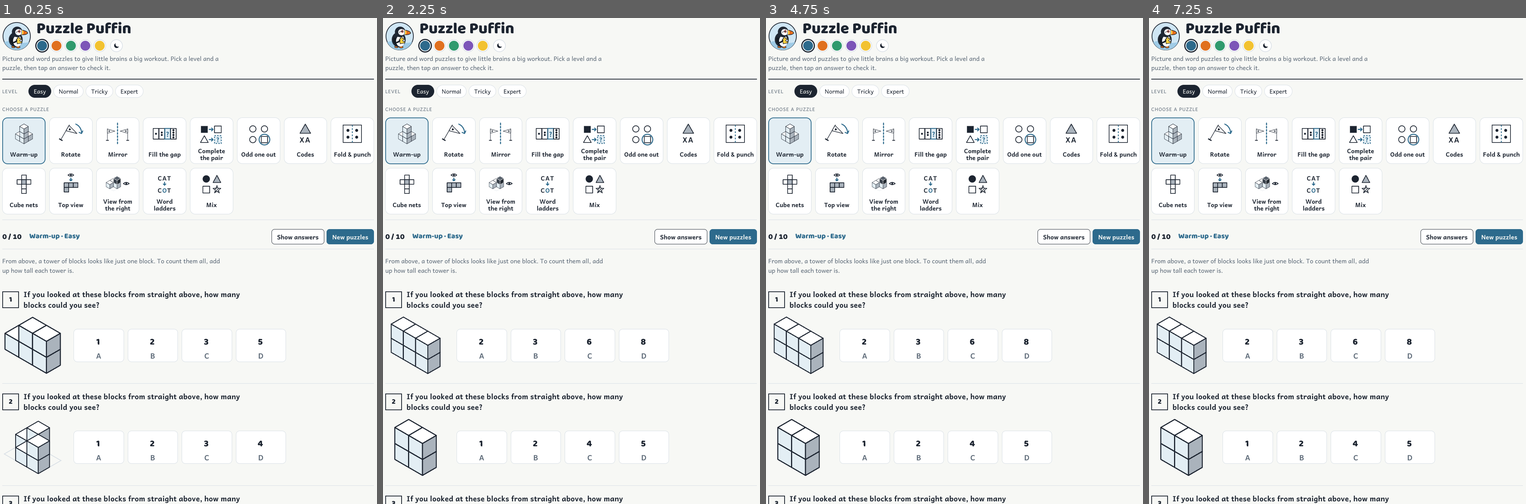
Above: before the commit, frames 1-4 (left to right).
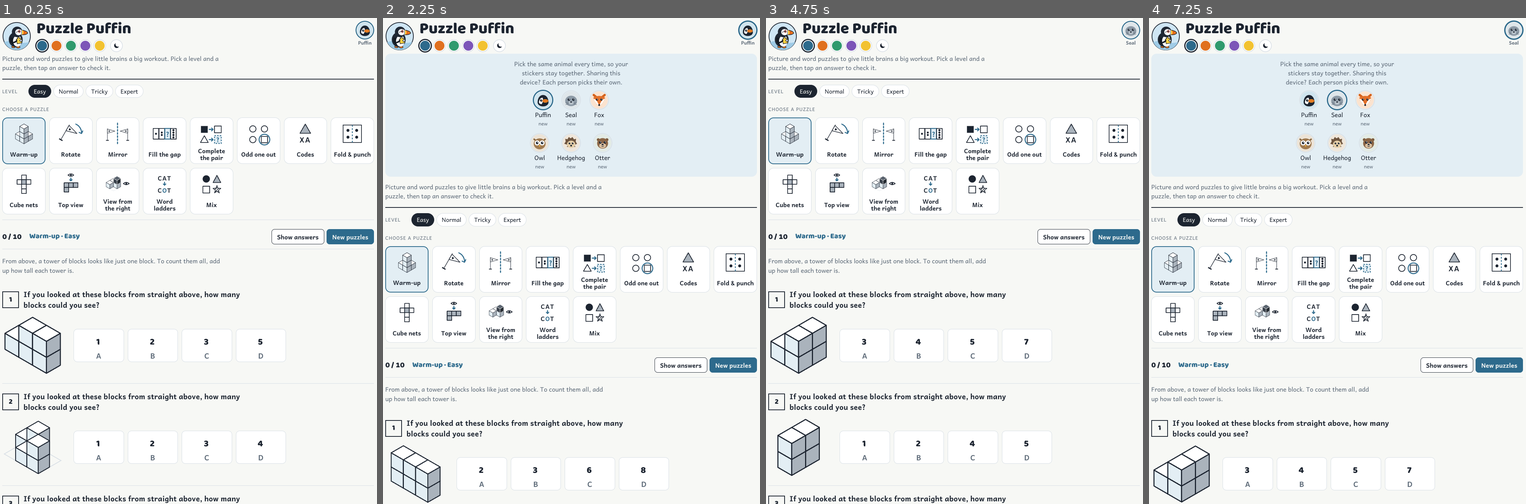
Above: after the commit, the same moments.

Repository: crawfordcarl/logic-puzzles
Game: browser game, page index.html
Same seed, same stepped clock (60 frames per second), same inputs: the game is played once before the commit and once after it.
Inputs (mouse positions are in pixels of both pictures, inside the frame that each line leads up to):
- Up to frame 1 (0.25 s): no input
- Up to frame 2 (2.25 s): click "Easy" at 0.27 s; hold Right 1.03-1.53 s; tap Space at 1.1, 1.6, 2.1 s; hold Down 1.58-1.85 s; hold Left from 1.9 s (still down); click (748, 32) at 2.02 s, where only the run after the commit has a clickable "Playing as Puffin"
- Up to frame 3 (4.75 s): release Left at 2.47 s; hold Up 2.52-2.82 s; tap Space every 0.5 s from 2.6 to 4.6 s; hold Right 2.87-3.53 s; hold Up 3.58-3.82 s; hold Left 3.87-4.3 s; hold Down 4.35-4.68 s; click (954, 110) at 4.52 s, where only the run after the commit has a clickable "Seal new"; hold Right from 4.73 s (still down)
- Up to frame 4 (7.25 s): tap Space every 0.5 s from 5.1 to 7.1 s; release Right at 5.23 s; hold Down 5.28-5.55 s; hold Left 5.6-6.17 s; hold Up 6.22-6.52 s; hold Right 6.57-7.23 s; click (1514, 32) at 7.02 s, where only the run after the commit has a clickable "Playing as Seal"

The runs differ from the first frame. In frame 1, 0.2% of the frame differs, in the area x 94-100%, y 0-6%; in frame 2, 19%; in frame 3, 1.6%; in frame 4, 19%, in the area x 0-100%, y 0-100%.

Commit message:
Animal badge top right; tap it to choose
Always shown. The chooser opens underneath with each animal's sticker
count; switching halfway through a set asks first, in the panel. Footer
chooser removed. Smaller dots on narrow phones so the row still fits.

Co-Authored-By: Claude Opus 5.5 <noreply@anthropic.com>
Claude-Session: https://claude.ai/code/session_01GVL6MYTxWLYVbz9uZG1AfZ

Diff:
--- a/index.html
+++ b/index.html
@@ -192,7 +192,7 @@
 .brand h1{min-width:0;line-height:1}
 .brandtext{display:flex;flex-direction:column;gap:8px;min-width:0}
 .colours{display:flex;align-items:center;gap:8px;flex-wrap:wrap}.pbackup{margin-top:18px;padding-top:14px;border-top:1p …(276 unchanged characters)…
-.who{margin:28px 0 6px;text-align:center}.who-now{margin:0;color:var(--muted)}.who-now b{color:var(--ink)}.who-pic{display:inline-block;width:26px;height:26px;vertical-align:-8px;margin:0 6px}.who-pic svg,.who-b svg,.ph-pic svg{width:10 …(767 unchanged characters)…
+.me{margin-left:auto;align-self:flex-start;flex:none;display:flex;flex-direction:column;align-items:center;gap:2px;background:none;border:0;padding:2px;cursor:pointer;font:inherit;font-size:.78rem;font-weight:700;color:var(--muted);border-radius:12px}.me-pic{width:44px;height:44px;border-radius:50%;box-shadow:0 0 0 2.5px var(--accent);display:block}.me[aria-expanded="true"] .me-pic{box-shadow:0 0 0 3.5px var(--accent)}.who-pick{margin:6px 0 14px;padding:14px 12px;border-radius:14px;background:var(--accent-soft);text-align:center}.who-pick .who-help{margin-top:0}.who-ask{margin-top:10px}.who-ask:empty{display:none}.who-ask p{margin:0 0 8px;font-weight:700}.who-ask .btn{margin:0 4px}.me-pic svg,.who-b svg,.ph-pic svg{width:10 …(767 unchanged characters)…
 .colrow{display:flex;align-items:center;gap:8px;flex-wrap:wrap}.modebtn{width:30px;height:30px;border-radius:50%;border …(483 unchanged characters)…
 
 .sw{width:30px;height:30px;border-radius:50%;border:2.5px solid var(--card);box-shadow:0 0 0 1.5px var(--rule);cursor:pointer;padding:0;transition:transform .15s}
@@ -298,6 +298,7 @@
   .actions{margin-left:0}
 }
 @media (prefers-reduced-motion:reduce){.opt{transition:none}}
+@media (max-width:400px){.brand{gap:10px}.colrow,.colours{gap:5px}.sw,.modebtn{width:26px;height:26px}.modebtn{margin-left:4px;padding:4px}.me-pic{width:40px;height:40px}}
 </style>
 </head>
 <body>
@@ -334,7 +335,12 @@
     <path d="M0 0 H7 a4 4 0 1 1 6 0 H20 V7 a4 4 0 1 0 0 6 V20 H0 Z" fill="#ffd23f" stroke="#1c2430" stroke-width="2.2" stroke-linejoin="round"/>
   </g>
   <path d="M48 86 Q56 84 60 78" fill="none" stroke="#141a22" stroke-width="6" stroke-linecap="round"/>
-</svg></span><div class="brandtext"><h1>Puzzle Puffin</h1><d …(1177 unchanged characters)… 8-1.8"/></g></svg></button></div></div></div>
+</svg></span><div class="brandtext"><h1>Puzzle Puffin</h1><d …(1177 unchanged characters)… 8-1.8"/></g></svg></button></div></div><button class="me" id="who-change" aria-expanded="false" aria-controls="who-pick"><span class="me-pic" id="who-pic" aria-hidden="true"></span><span class="me-name"><span class="vh">Playing as </span><span id="who-name">Puffin</span></span></button></div>
+    <div class="who-pick" id="who-pick" hidden>
+      <p class="who-help">Pick the same animal every time, so your stickers stay together. Sharing this device? Each person picks their own.</p>
+      <div class="who-row" id="who-row" role="group" aria-label="Choose your animal"></div>
+      <div class="who-ask" id="who-ask" role="status"></div>
+    </div>
     <p class="lede">Picture and word puzzles to give little brains a big workout. Pick a level and a puzzle, then tap an answer to check it.</p>
   </header>
 
@@ -420,13 +426,6 @@
     </div>
   </section>
 
-  <div class="who" id="who">
-    <p class="who-now">Playing as <span class="who-pic" id="who-pic" aria-hidden="true"></span><b id="who-name">Puffin</b> <button class="linkbtn" id="who-change" aria-expanded="false" aria-controls="who-pick">Change</button></p>
-    <div class="who-pick" id="who-pick" hidden>
-      <p class="who-help">Sharing this device? Each animal keeps its own stickers, scores and colour.</p>
-      <div class="who-row" id="who-row" role="group" aria-label="Choose your animal"></div>
-    </div>
-  </div>
   <p class="printlink"><button class="linkbtn" id="printbtn">Print a worksheet of these puzzles</button><span class="linksep" aria-hidden="true"> · </span><a class="linkbtn" href="privacy.html">Privacy</a></p>
   <footer class="credit">Made by a parent with <a href="https://claude.ai" target="_blank" rel="noopener">Claude</a>, an AI assistant made by Anthropic.</footer>
 </div>
@@ -2270,9 +2269,20 @@
     // name the sticker book only once more than one animal is in use
     const many=player!=='puffin'||Object.keys(ANIMALS).some(id=>id!=='puffin'&&loadH(id).length>0);
     document.getElementById('sh').innerHTML='Sticker book'+(many?`<span class="ph-pic" aria-hidden="true">${a.svg}</span><span class="vh"> for ${a.name}</span>`:'')}
-  whoChg.addEventListener('click',()=>{whoPick.hidden=!whoPick.hidden;whoChg.setAttribute('aria-expanded',String(!whoPick.hidden));whoChg.textContent=whoPick.hidden?'Change':'Done'});
+  const whoAsk=document.getElementById('who-ask');
+  const openWho=open=>{whoPick.hidden=!open;whoChg.setAttribute('aria-expanded',String(open));whoAsk.innerHTML=''};
+  whoChg.addEventListener('click',()=>openWho(whoPick.hidden));
   function setPlayer(id){player=id;keep('pp-player',id);loadSettings();loadColour();build();renderProgress();showWho()}
-  row.addEventListener('click',e=>{const b=e.target.closest('.who-b');if(!b||b.dataset.p===player)return;setPlayer(b.dataset.p);row.querySelector(`[data-p="${player}"]`).focus()});
+  // switching halfway through a set starts the puzzles again, so check first (in the panel, not a pop-up)
+  const midSet=()=>set.some(p=>p.done)&&!set.every(p=>p.done);
+  const switchTo=id=>{setPlayer(id);openWho(false);whoChg.focus()};
+  row.addEventListener('click',e=>{const b=e.target.closest('.who-b');if(!b)return;
+    if(b.dataset.p===player){openWho(false);whoChg.focus();return}
+    if(!midSet())return switchTo(b.dataset.p);
+    const to=ANIMALS[b.dataset.p].name;
+    whoAsk.innerHTML=`<p>Switch to ${to}? These puzzles will start again.</p><button class="btn small primary" data-go="${b.dataset.p}">Switch</button><button class="btn small" data-stay="1">Stay as ${ANIMALS[player].name}</button>`;
+    whoAsk.querySelector('[data-go]').focus()});
+  whoAsk.addEventListener('click',e=>{const g=e.target.closest('[data-go]');if(g)return switchTo(g.dataset.go);if(e.target.closest('[data-stay]')){whoAsk.innerHTML='';row.querySelector(`[data-p="${player}"]`).focus()}});
   showWho();
 
   /* ---- save and load a copy of progress (a small file; nothing is sent anywhere) ---- */
--- a/tests/browser.mjs
+++ b/tests/browser.mjs
@@ -76,6 +76,20 @@
   assert.equal(await page.getAttribute('#mode [aria-pressed="true"]', 'data-v'), 'cube');
 });
 
+await check('switching animal halfway through a set asks first, in the panel', async page => {
+  await page.goto(base);
+  await page.click('.tile[data-v="rotate"]');
+  await page.locator('section').filter({ has: page.locator('.opts') }).first().locator('.opt').first().click();
+  await page.click('#who-change'); await page.click('.who-b[data-p="fox"]');
+  assert.equal(await page.textContent('#who-name'), 'Puffin', 'should not switch straight away');
+  assert.match(await page.textContent('#who-ask'), /Switch to Fox\?/);
+  await page.click('#who-ask [data-stay]');
+  assert.equal(await page.textContent('#who-name'), 'Puffin');
+  await page.click('.who-b[data-p="fox"]'); await page.click('#who-ask [data-go]');
+  assert.equal(await page.textContent('#who-name'), 'Fox');
+  assert.equal(await page.isVisible('#who-pick'), false, 'the chooser closes after switching');
+});
+
 await check('save a copy, clear the browser, load it back; bad files change nothing', async page => {
   await page.goto(base + 'privacy.html');
   await seed(page, { 'logic-puzzles-history-v1': JSON.stringify(H(12, 'rotate')), 'logic-puzzles-history-v1@fox': JSON.stringify(H(3, 'cube')), 'pp-colour@fox': 'orange' });
Not shown, changed: CLAUDE.md
